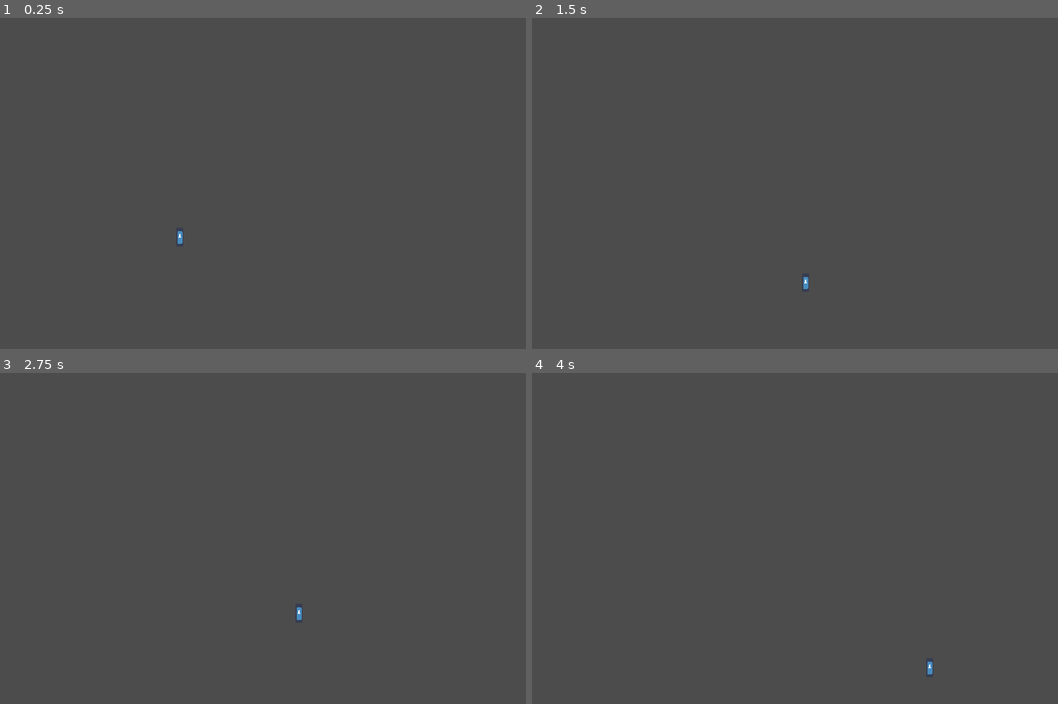
Above: before the commit, frames 1-4 (two rows, left to right).
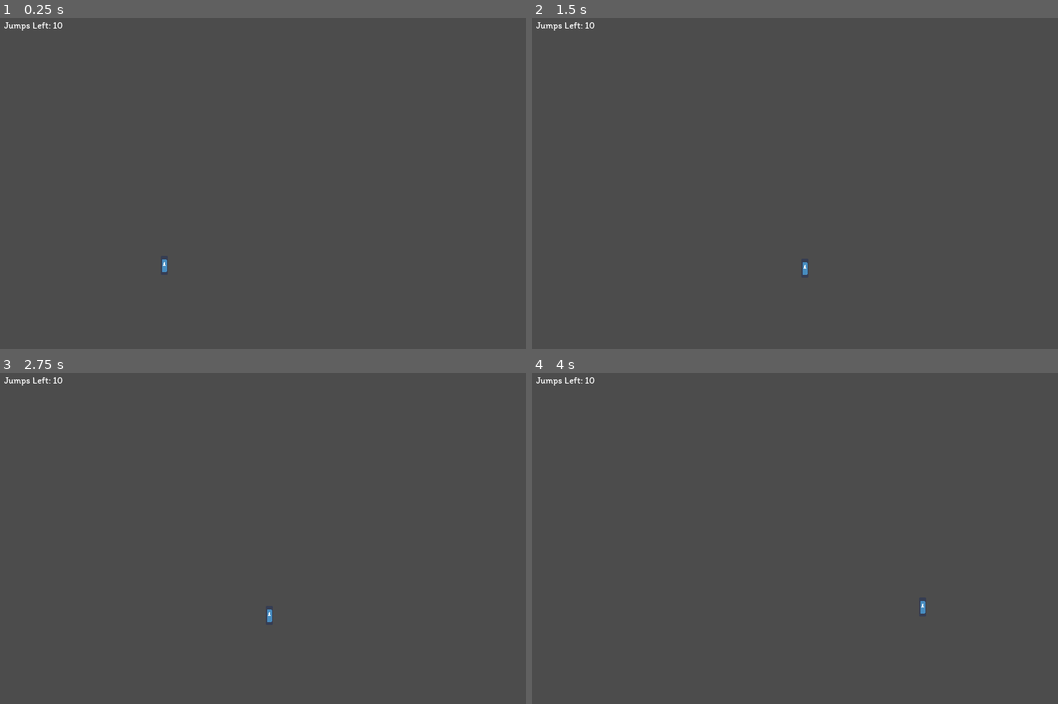
Above: after the commit, the same moments.

Repository: UHSGDC/Photographers-Hike
Game: Godot game, scene res://Scenes/Testing.tscn
Same seed, same stepped clock (60 frames per second), same inputs: the game is played once before the commit and once after it. The engine's default icon, where the game draws it, is replaced by a stand-in: a white triangle on a blue panel in a dark square.
Inputs (mouse positions are in pixels of both pictures, inside the frame that each line leads up to):
- Up to frame 1 (0.25 s): no input
- Up to frame 2 (1.5 s): move the mouse to (931, 163) at 0.52 s; hold D (right) from 0.53 s (still down); click (931, 163) at 0.6 s; tap Space (jump) at 0.77, 0.8, 1.07, 1.35 s; move the mouse to (695, 196) at 1.27 s
- Up to frame 3 (2.75 s): tap Space (jump) at 1.52, 1.82, 2.3 s; click (163, 551) at 1.55 s; move the mouse to (331, 459) at 2.02 s; release D (right) at 2.03 s; hold A (left) from 2.03 s (still down); click (331, 459) at 2.1 s
- Up to frame 4 (4 s): move the mouse to (779, 601) at 2.77 s; release A (left) at 2.78 s; hold D (right) from 2.78 s (still down); click (779, 601) at 2.85 s; tap Space (jump) at 3.02, 3.32, 3.6, 3.77 s; move the mouse to (979, 584) at 3.52 s

The runs differ from the first frame. In frame 1, 0.2% of the frame differs, in the area x 0-35%, y 1-77%; in frame 2, 0.2%; in frame 3, 0.2%; in frame 4, 0.2%.

Commit message:
Added JumpCounter scene to count jumps
Jump Counter scene is added to the rock climbing minigame scene so the game can display the amount of jumps the player has left.

I will be adding a check to only display the counter when the minigame is being played.

Also, the jumps should be reset whenever the minigame is started again.

Diff:
--- /dev/null
+++ b/PhotographersHike/Scenes/Minigames/RockClimbing/JumpCounter.tscn
@@ -0,0 +1,19 @@
+[gd_scene load_steps=4 format=2]
+
+[ext_resource path="res://Art/Itim-Regular.ttf" type="DynamicFontData" id=1]
+[ext_resource path="res://Scripts/Minigames/RockClimbing/JumpCounter.gd" type="Script" id=2]
+
+[sub_resource type="DynamicFont" id=1]
+size = 8
+font_data = ExtResource( 1 )
+
+[node name="JumpCounter" type="CanvasLayer"]
+script = ExtResource( 2 )
+
+[node name="Label" type="Label" parent="."]
+margin_left = 8.0
+margin_top = 8.0
+margin_right = 93.0
+margin_bottom = 28.0
+custom_fonts/font = SubResource( 1 )
+text = "Jumps Left: "
--- a/PhotographersHike/Scenes/Minigames/RockClimbing/RockClimbing.tscn
+++ b/PhotographersHike/Scenes/Minigames/RockClimbing/RockClimbing.tscn
@@ -1,8 +1,9 @@
-[gd_scene load_steps=5 format=2]
+[gd_scene load_steps=6 format=2]
 
 [ext_resource path="res://Art/photographer's hike placeholder art.png" type="Texture" id=1]
 [ext_resource path="res://Scenes/Minigames/RockClimbing/Rock.tscn" type="PackedScene" id=2]
 [ext_resource path="res://Scripts/Minigames/RockClimbing/RockClimbing.gd" type="Script" id=3]
+[ext_resource path="res://Scenes/Minigames/RockClimbing/JumpCounter.tscn" type="PackedScene" id=4]
 
 [sub_resource type="AtlasTexture" id=1]
 atlas = ExtResource( 1 )
@@ -29,3 +30,5 @@
 [node name="VisibilityEnabler2D" type="VisibilityEnabler2D" parent="."]
 process_parent = true
 physics_process_parent = true
+
+[node name="JumpCounter" parent="." instance=ExtResource( 4 )]
--- a/PhotographersHike/Scenes/Testing.tscn
+++ b/PhotographersHike/Scenes/Testing.tscn
@@ -185,7 +185,7 @@
 [node name="testing" type="Node2D"]
 
 [node name="PlatformingPlayer" parent="." instance=ExtResource( 1 )]
-position = Vector2( 637, 144 )
+position = Vector2( 144, 216 )
 
 [node name="Decoration" type="TileMap" parent="."]
 cell_size = Vector2( 16, 16 )
--- /dev/null
+++ b/PhotographersHike/Scripts/Minigames/RockClimbing/JumpCounter.gd
@@ -0,0 +1,5 @@
+extends CanvasLayer
+
+
+func update_jumps(jumps: int) -> void:
+	$Label.text = "Jumps Left: " + String(jumps)
--- a/PhotographersHike/Scripts/Minigames/RockClimbing/RockClimbing.gd
+++ b/PhotographersHike/Scripts/Minigames/RockClimbing/RockClimbing.gd
@@ -1,8 +1,15 @@
 extends Node2D
 
 
+export var total_jumps: int = 10
+onready var current_jumps: int = total_jumps
+
+onready var jump_counter: CanvasLayer = $JumpCounter
 
 var occupied_rock: Area2D
+
+func _ready() -> void:
+	$JumpCounter.update_jumps(current_jumps)
 
 
 func _process(delta: float) -> void:
@@ -15,4 +22,10 @@
 				continue
 			if rock == occupied_rock:
 				print("rock occupied") # Add code so the player doesn't jump
+			else:
+				if current_jumps == 0:
+					print("player ran out of jumps should fall now")
+					break
+				current_jumps -= 1
+				$JumpCounter.update_jumps(current_jumps)
 			occupied_rock = rock
Binary file added: PhotographersHike/Art/Itim-Regular.ttf
